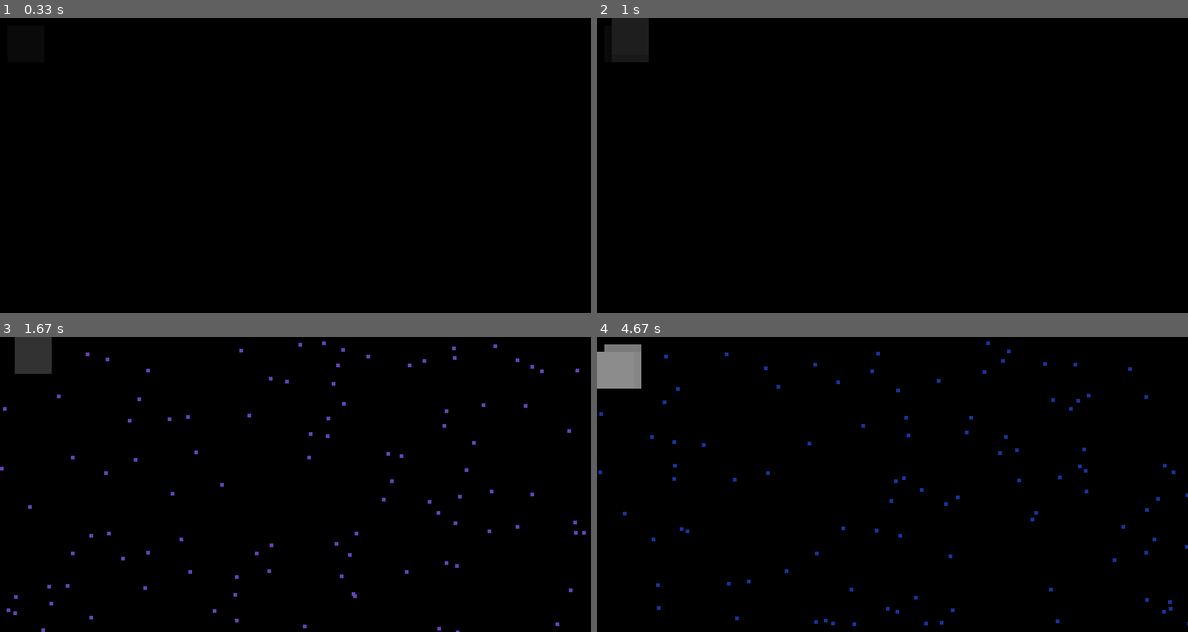
Above: before the commit, frames 1-4 (two rows, left to right).
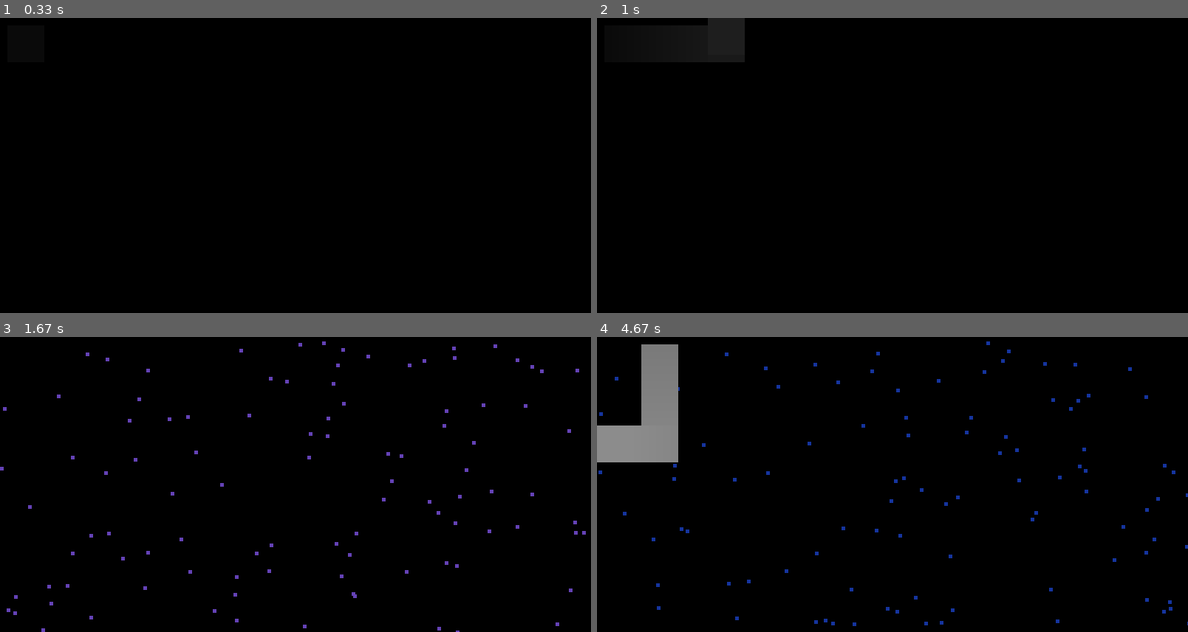
Above: after the commit, the same moments.

Repository: Lem-a-k/pygame2024
Game: pygame game, started from main.py
Two runs of this game, one before a commit and one after it. Both use one fixed random seed, a clock stepped at 60 frames per second and the inputs below.
Inputs:
- Up to frame 1 (0.33 s): no input
- Up to frame 2 (1 s): hold Right 0.33-0.8 s; hold Up from 0.83 s (still down)
- Up to frame 3 (1.67 s): release Up at 1.13 s
- Up to frame 4 (4.67 s): hold Left 1.67-2.2 s; hold Down 2.23-2.53 s; hold Left 2.57-2.97 s; hold Right 3.4-4.03 s; hold Down 4.07-4.43 s; hold Left from 4.47 s (still down)

Frame 1 is identical in both runs. In frame 2, 1.1% of the frame differs, in the area x 2-25%, y 0-15%; in frame 3, 0.8%; in frame 4, 4.5%, in the area x 0-14%, y 2-43%.

Commit message:
class MovingSquare

Diff:
--- a/main.py
+++ b/main.py
@@ -1,6 +1,22 @@
 import random
 
 import pygame
+
+
+class MovingSquare:
+    def __init__(self):
+        self.color = 0
+        self.pos = [10, 10]
+        self.dx, self.dy = 0, 0
+
+    def move(self):
+        self.color = (self.color + 1) % 256
+        self.pos[0] += self.dx
+        self.pos[1] += self.dy
+
+    def draw(self, screen):
+        screen.fill((self.color, self.color, self.color), (*self.pos, 50, 50))
+
 
 if __name__ == '__main__':
     pygame.init()
@@ -12,24 +28,30 @@
     clock = pygame.time.Clock()
     MY_EVENT = pygame.USEREVENT + 1
     pygame.time.set_timer(MY_EVENT, 1000)
-    special_color = 0
-    pos = [10, 10]
+
+    ms = MovingSquare()
     while running:
-        # внутри игрового цикла ещё один цикл
-        # приема и обработки сообщений
         for event in pygame.event.get():
-            # при закрытии окна
             if event.type == pygame.QUIT:
                 running = False
-            if event.type == pygame.KEYDOWN:
+            elif event.type == pygame.KEYDOWN:
                 if event.key == pygame.K_RIGHT:
-                    pos[0] += 10
+                    ms.dx = 10
                 elif event.key == pygame.K_LEFT:
-                    pos[0] -= 10
+                    ms.dx = -10
                 elif event.key == pygame.K_UP:
-                    pos[1] -= 10
+                    ms.dy = -10
                 elif event.key == pygame.K_DOWN:
-                    pos[1] += 10
+                    ms.dy = 10
+            elif event.type == pygame.KEYUP:
+                if event.key == pygame.K_RIGHT:
+                    ms.dx = 0
+                elif event.key == pygame.K_LEFT:
+                    ms.dx = 0
+                elif event.key == pygame.K_UP:
+                    ms.dy = 0
+                elif event.key == pygame.K_DOWN:
+                    ms.dy = 0
             if event.type == MY_EVENT:
                 screen.fill((0, 0, 0),
                             (0, 0, width, height))
@@ -39,8 +61,9 @@
                                 (random.random() * width,
                                  random.random() * height, 5, 5))
         # обновление экрана
-        special_color = (special_color + 1) % 256
-        screen.fill((special_color, special_color, special_color), (*pos, 50, 50))
+        ms.move()
+        ms.draw(screen)
+
         pygame.display.flip()
         clock.tick(fps)
     pygame.quit()
